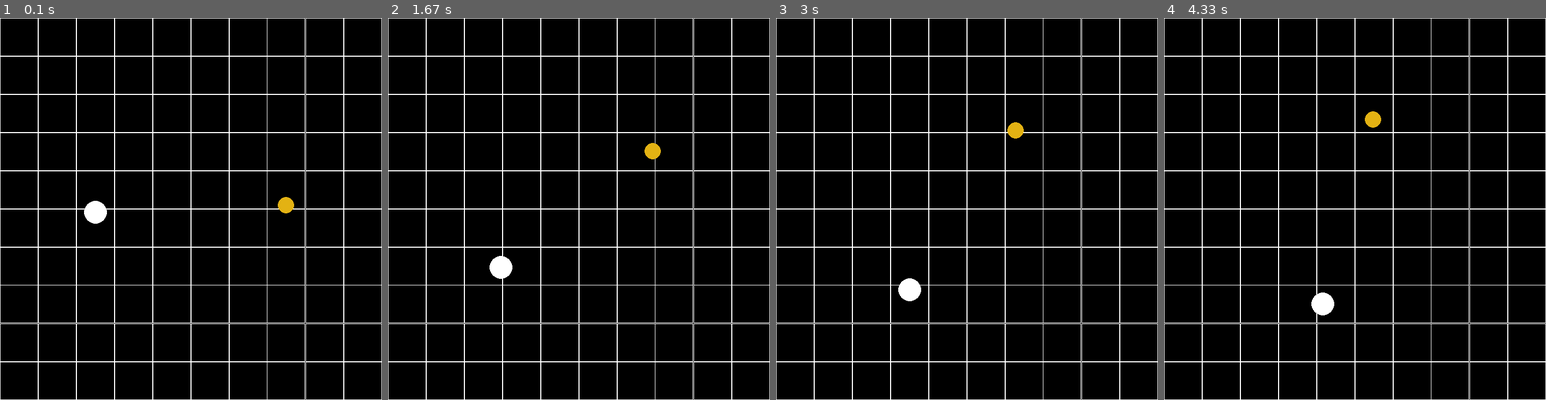
Above: before the commit, frames 1-4 (left to right).
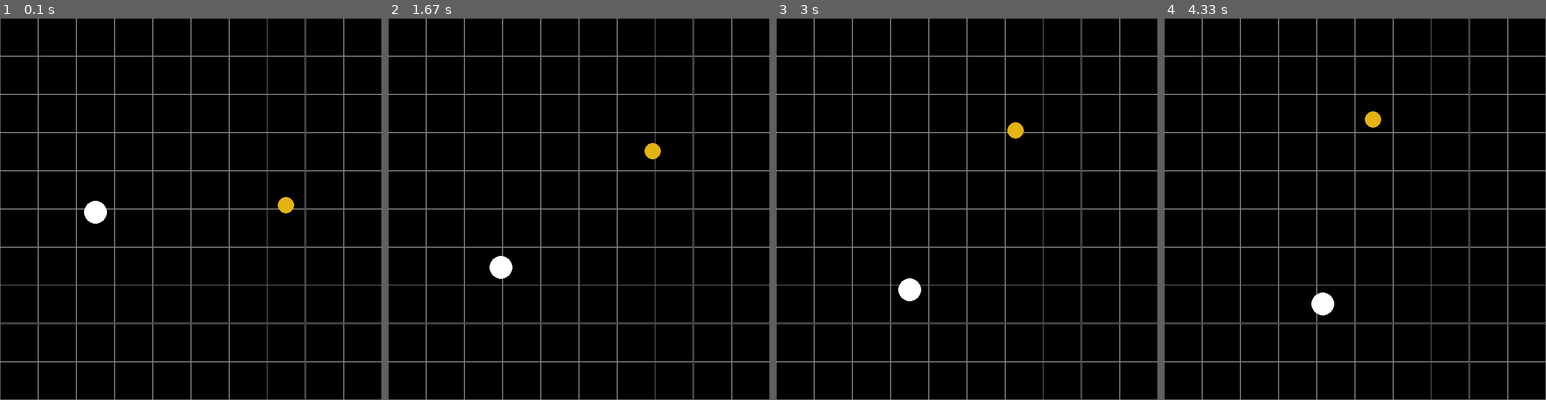
Above: after the commit, the same moments.

Repository: Demarcus-JL/Alpha-Centauri
Game: pygame game, started from program/main.py
Same seed, same stepped clock (60 frames per second), same inputs: the game is played once before the commit and once after it.
Inputs:
- Up to frame 1 (0.1 s): no input
- Up to frame 2 (1.67 s): hold Up 0.33-0.8 s; hold Down 0.83-1.13 s; tap Space at 0.9, 1.23, 1.63 s; hold Up 1.17-1.53 s; hold Down from 1.57 s (still down)
- Up to frame 3 (3 s): release Down at 1.93 s; hold Up 1.97-2.27 s; tap Space at 2.03, 2.37, 2.7 s; hold Down 2.3-2.6 s; hold Up from 2.63 s (still down)
- Up to frame 4 (4.33 s): release Up at 3 s; hold Down 3.03-3.4 s; tap Space at 3.1, 3.5, 3.83, 4.17 s; hold Up 3.43-3.73 s; hold Down 3.77-4.07 s; hold Up from 4.1 s (still down)

The runs differ from the first frame. In frame 1, 5.3% of the frame differs, in the area x 0-100%, y 0-100%; in frame 2, 5.3%; in frame 3, 5.3%; in frame 4, 5.3%.

Commit message:
cleaned up remaining program parts

Diff:
--- a/program/objects.py
+++ b/program/objects.py
@@ -19,10 +19,6 @@
 from pygame import Color
 from config import G, SCALE_FACTOR
 
-# TODO remove this function
-def show_params(world_params: WorldParams) -> None:
-    print(f"world params:\n\ttotal size: {world_params.total_world_size}\n\tstart: {world_params.world_start}\n\tlimits: {world_params.world_limits}")
-
 
 def to_pixel(pos: Vector, world_params: WorldParams) -> Vector:
     """Return the coordinates as a Vector of px values, generated from the metric Vector as input.
@@ -49,7 +45,7 @@
 
             pygame.draw.rect(
                 screen,
-                pygame.Color("#ffffff"),
+                pygame.Color("#7f7f7f"),
                 pygame.Rect(top_left, size),
                 1,
             )
@@ -371,7 +367,6 @@
             WorldParams: world parametres after the adjustment
         """
         for body in self.bodies:
-            # shift = (body.v * SCALE_FACTOR**6 * 50 / world_params.total_world_size)  # TODO find better v-dependent formula
             shift = abs(body.v) * world_params.total_world_size / 1000000
             if world_params.world_limits.dy - body.pos.dy < world_params.total_world_size.dy * 0.1:
                 # Move the viewport down to keep bodies in view
